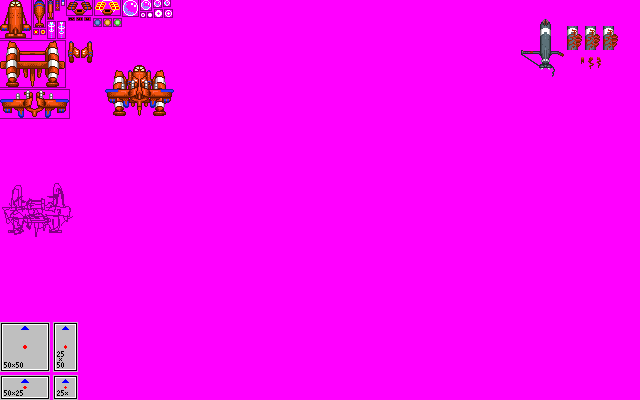
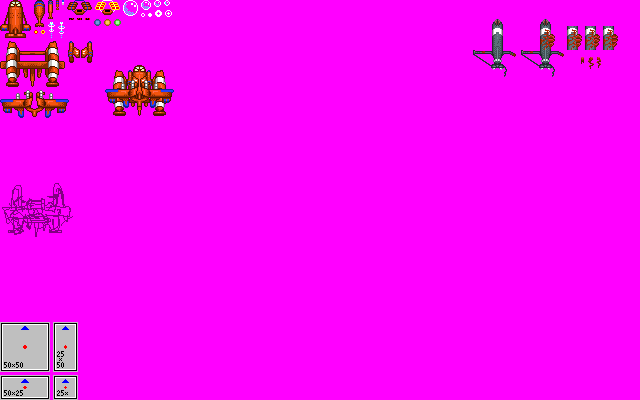
Layer changes from the first 640×400 image to the second:
hid "Rectangles" over (x1=0, y1=0, x2=173, y2=119)
painted on "Sprites" over (x1=10, y1=85, x2=55, y2=86)
painted on "Other" over (x1=117, y1=19, x2=555, y2=115)
